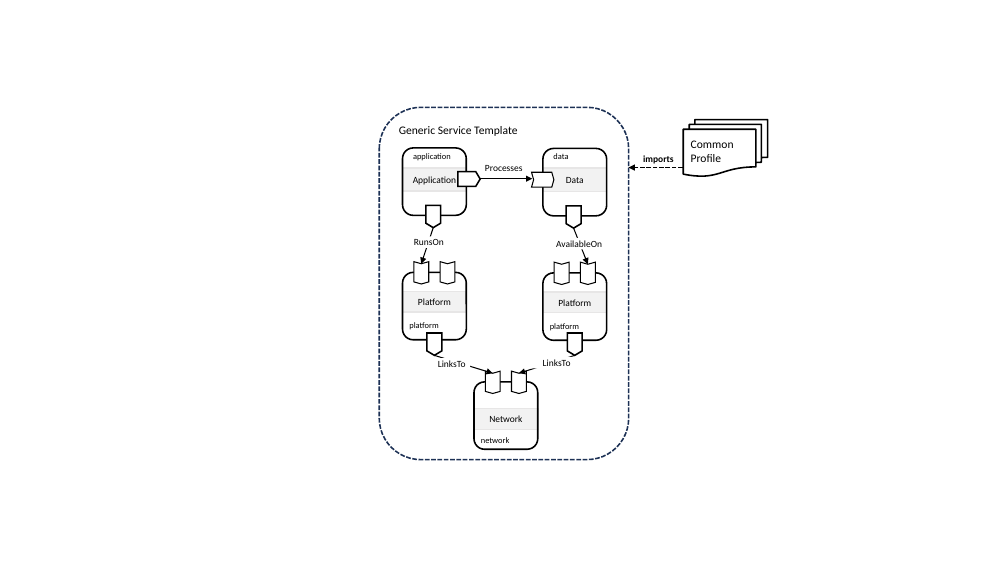
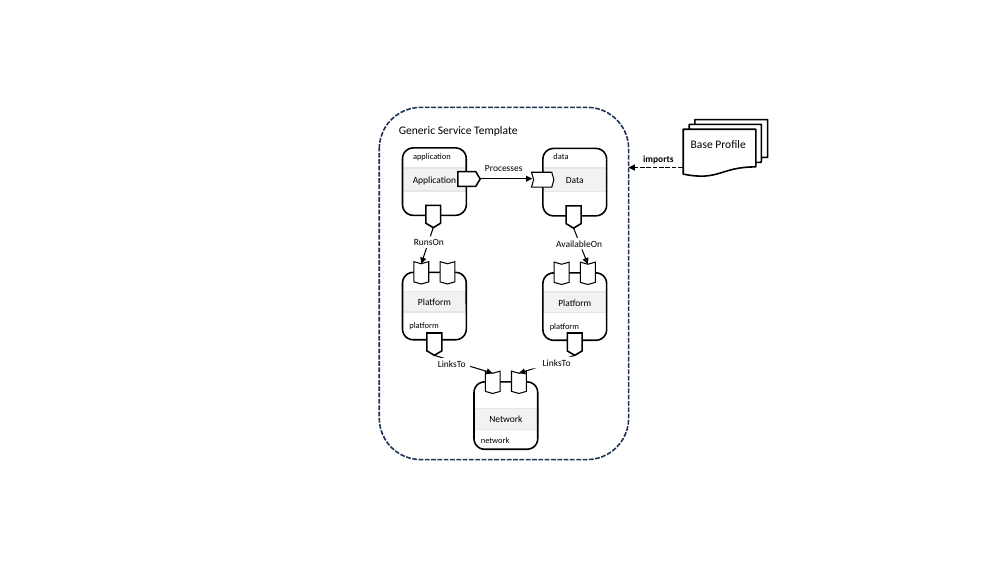
Before and after one commit to oasis-open/tosca-community-contributions, a slide deck: slide 2 of profiles/community/tosca/sources/figures.pptx. Drawn at 1008x567 pixels with LibreOffice and Linux fonts; fonts in the diff are those of the drawing. Boxes give left, top, right and bottom in pixels: in the first picture for what was removed or moved away, otherwise in the second. Text is boxed around its words. In the diff, an @@ line names an element or a change of style, - is before the commit and + after.

Commit message:
Reflect most recent profile organization (#250)
* Replace references to "common" profile with references to "base" profile

* Replace references to microservices profile with references to application profile

* README files for all System View profiles

* Update examples to reflect profile names

* Remove obsolete file

* Add files via upload

* Add files via upload

* Remove obsolete file

```diff
--- a/profiles/community/tosca/sources/figures.pptx
+++ b/profiles/community/tosca/sources/figures.pptx
@@ text in flow chart multidocument at <box>691,140,745,148</box>: text changed @@
-Common Profile
+Base Profile
```
Also in this commit, not shown: 2 other slides changed, 19 other files.
